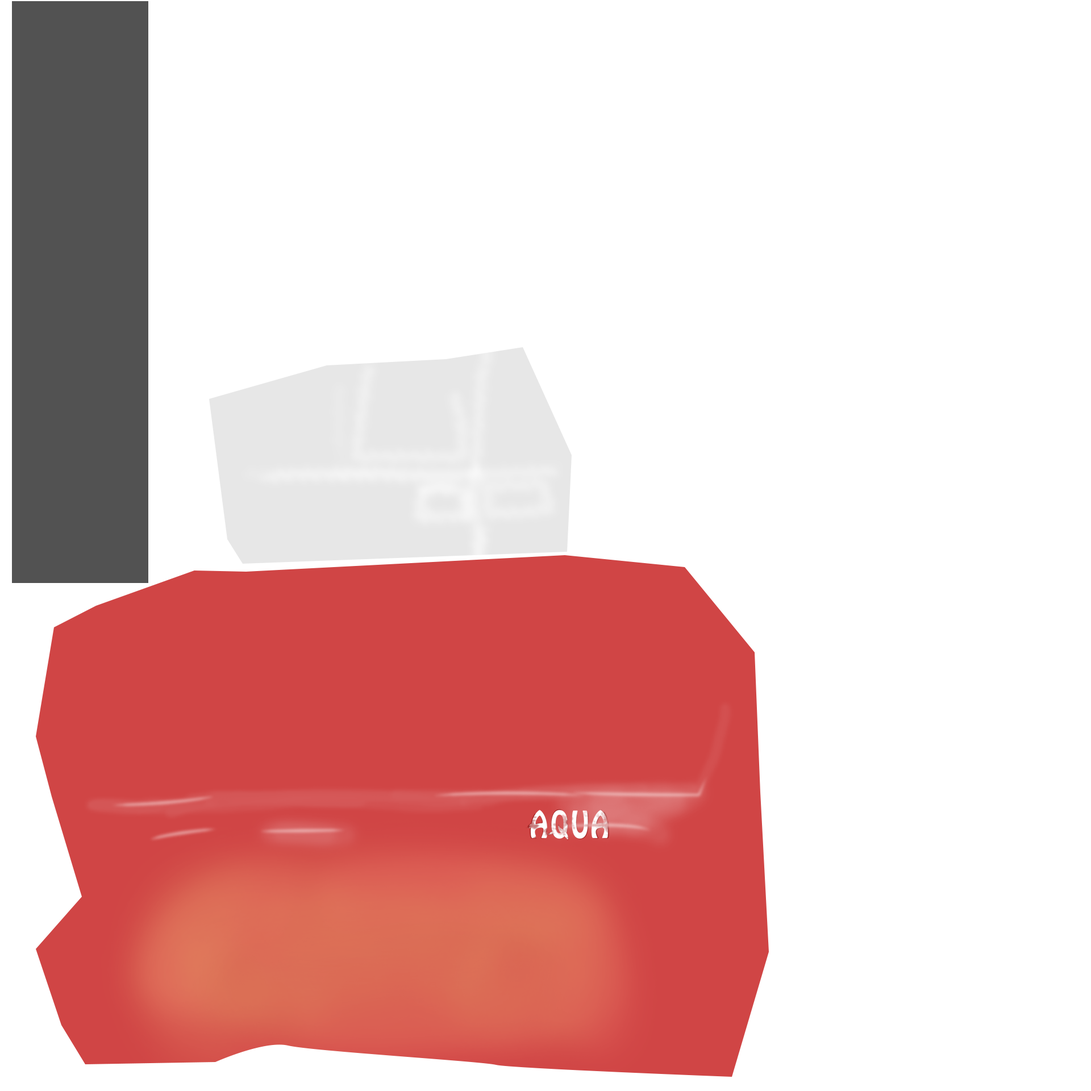
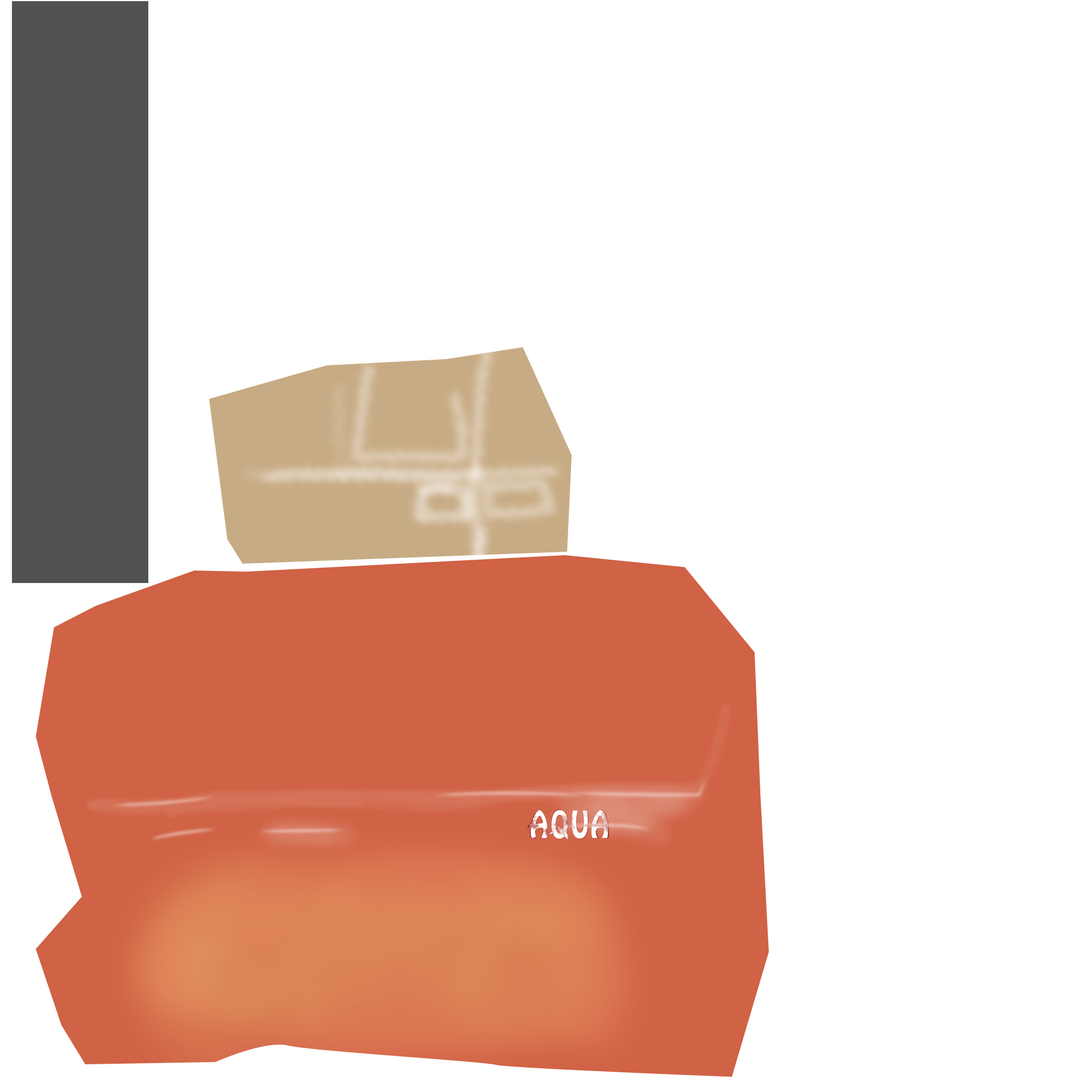
Comparing the layer stacks of the two 1091x1091 images. Changes:
painted on "Shape 2" over left=209, top=347, right=572, bottom=564
painted on "Shape 1" over left=35, top=555, right=770, bottom=1078
